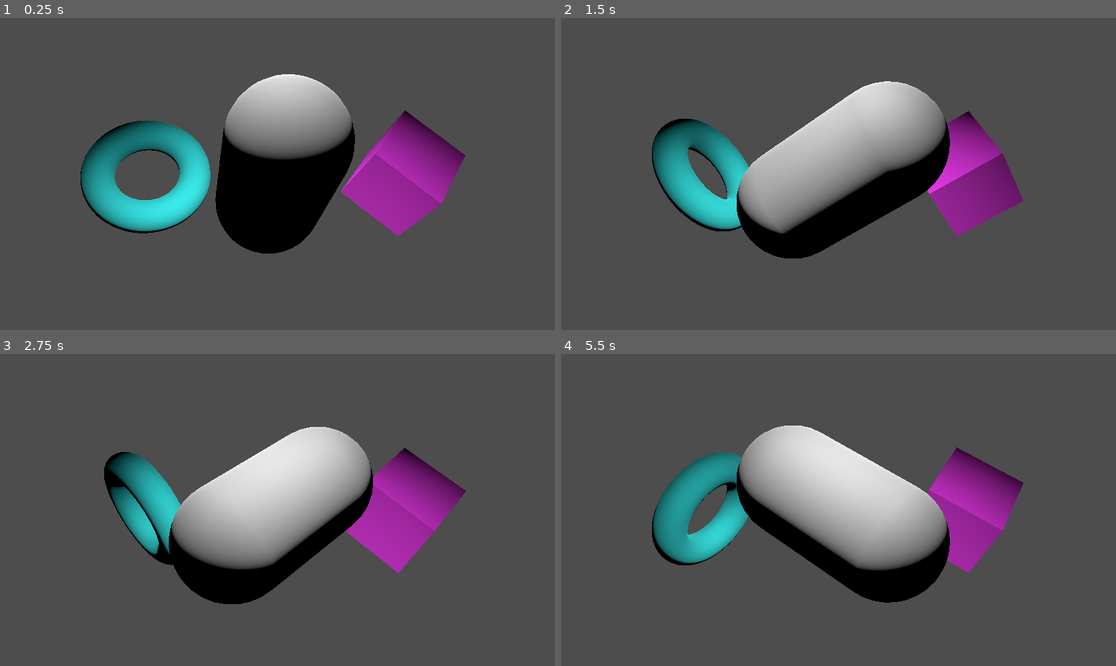
Above: before the commit, frames 1-4 (two rows, left to right).
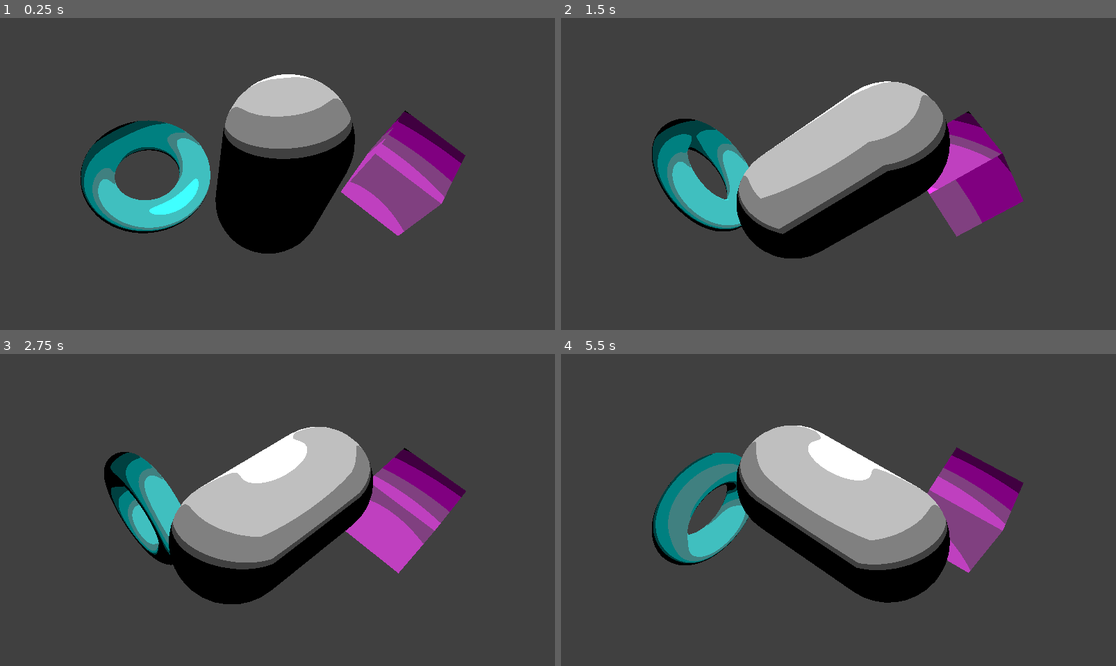
Above: after the commit, the same moments.

Repository: Ashures/shaders
Game: Godot game, scene res://_Scenes/Game/game.tscn
Same seed, same stepped clock (60 frames per second), same inputs: the game is played once before the commit and once after it.
Inputs:
- Up to frame 1 (0.25 s): no input
- Up to frame 2 (1.5 s): no input
- Up to frame 3 (2.75 s): no input
- Up to frame 4 (5.5 s): no input

The runs differ from the first frame. In frame 1, 7.5% of the frame differs, in the area x 14-84%, y 18-70%; in frame 2, 6.6%; in frame 3, 7.0%; in frame 4, 8.9%, in the area x 16-83%, y 22-71%.

Commit message:
feat: Converted shader into multi-pass shaders

Diff:
--- /dev/null
+++ b/Libs/Shaders/background.gdshader
@@ -0,0 +1,34 @@
+shader_type spatial;
+render_mode unshaded, fog_disabled;
+
+#include "res://Libs/ShaderIncludes/shader_basics_3d.gdshaderinc"
+
+uniform sampler2D DEPTH_TEXTURE: hint_depth_texture;
+uniform sampler2D SCREEN_TEXTURE: hint_screen_texture;
+
+uniform vec4 background_color;
+
+void vertex() {
+	POSITION = vec4(VERTEX.xy, 1.0, 1.0);
+}
+
+void fragment() {
+	float depth = texture(DEPTH_TEXTURE, SCREEN_UV).r;
+	float linear_depth = linearize_depth(depth, SCREEN_UV, INV_PROJECTION_MATRIX);
+
+	vec3 tex = texture(SCREEN_TEXTURE, SCREEN_UV).rgb;
+	vec3 color = tex;
+
+	if (linear_depth > 50.0) {
+		color = background_color.rgb;
+	} else {
+		discard;
+	}
+
+	ALBEDO = color;
+}
+
+//void light() {
+//	// Called for every pixel for every light affecting the material.
+//	// Uncomment to replace the default light processing function with this one.
+//}
--- a/_Scenes/SpatialMesh3D/spatial_mesh_3d.gdshader
+++ b/Libs/Shaders/outline.gdshader
@@ -6,8 +6,8 @@
 uniform sampler2D DEPTH_TEXTURE: hint_depth_texture;
 uniform sampler2D SCREEN_TEXTURE: hint_screen_texture;
 
-//uniform vec3[5] light_colors;
-uniform vec3 background_color;
+uniform vec4 outline_color;
+uniform float outline_size;
 
 void vertex() {
 	POSITION = vec4(VERTEX.xy, 1.0, 1.0);
@@ -18,18 +18,14 @@
 	float linear_depth = linearize_depth(depth, SCREEN_UV, INV_PROJECTION_MATRIX);
 
 	vec3 tex = texture(SCREEN_TEXTURE, SCREEN_UV).rgb;
-
 	vec3 color = tex;
 
 	if (linear_depth <= 50.0) {
-		int no_of_colors = 5;
-		color = toon_shade(color, no_of_colors);
+		color = detect_edge(DEPTH_TEXTURE, SCREEN_UV, INV_PROJECTION_MATRIX, outline_color.rgb, outline_size);
+	}
 
-		vec3 edge_color = vec3(1.0);
-		float edge_width = 0.0075;
-		color = detect_edge(DEPTH_TEXTURE, SCREEN_UV, INV_PROJECTION_MATRIX, color, edge_color, edge_width);
-	} else {
-		color = background_color;
+	if (linear_depth > 50.0 || color == vec3(-1.0)) {
+		discard;
 	}
 
 	ALBEDO = color;
--- /dev/null
+++ b/Libs/Shaders/toon.gdshader
@@ -0,0 +1,34 @@
+shader_type spatial;
+render_mode unshaded, fog_disabled;
+
+#include "res://Libs/ShaderIncludes/shader_basics_3d.gdshaderinc"
+
+uniform sampler2D DEPTH_TEXTURE: hint_depth_texture;
+uniform sampler2D SCREEN_TEXTURE: hint_screen_texture;
+
+uniform int no_of_colors;
+
+void vertex() {
+	POSITION = vec4(VERTEX.xy, 1.0, 1.0);
+}
+
+void fragment() {
+	float depth = texture(DEPTH_TEXTURE, SCREEN_UV).r;
+	float linear_depth = linearize_depth(depth, SCREEN_UV, INV_PROJECTION_MATRIX);
+
+	vec3 tex = texture(SCREEN_TEXTURE, SCREEN_UV).rgb;
+	vec3 color = tex;
+
+	if (linear_depth <= 50.0) {
+		color = toon_shade(color, no_of_colors);
+	} else {
+		discard;
+	}
+
+	ALBEDO = color;
+}
+
+//void light() {
+//	// Called for every pixel for every light affecting the material.
+//	// Uncomment to replace the default light processing function with this one.
+//}
--- /dev/null
+++ b/Resources/Shaders/background_01.tres
@@ -0,0 +1,13 @@
+[gd_resource type="Resource" script_class="CustomShader" load_steps=3 format=3 uid="uid://dk733dlk8jsik"]
+
+[ext_resource type="Script" uid="uid://dteu0pabvmar" path="res://Scripts/Resources/custom_shader.gd" id="1_leekl"]
+[ext_resource type="Shader" uid="uid://bpdmkudrmktnv" path="res://Libs/Shaders/background.gdshader" id="2_4e0uu"]
+
+[resource]
+script = ExtResource("1_leekl")
+shader_name = "DefaultBackground"
+shader = ExtResource("2_4e0uu")
+settings = {
+"background_color": Color(0.3, 0.34999996, 0.6, 1)
+}
+metadata/_custom_type_script = "uid://dteu0pabvmar"
--- /dev/null
+++ b/Resources/Shaders/toon_05_colors.tres
@@ -0,0 +1,13 @@
+[gd_resource type="Resource" script_class="CustomShader" load_steps=3 format=3 uid="uid://b0315f1nxte0j"]
+
+[ext_resource type="Script" uid="uid://dteu0pabvmar" path="res://Scripts/Resources/custom_shader.gd" id="1_4508m"]
+[ext_resource type="Shader" uid="uid://cuhfhei20255o" path="res://Libs/Shaders/toon.gdshader" id="2_xm5ek"]
+
+[resource]
+script = ExtResource("1_4508m")
+shader_name = "Toon"
+shader = ExtResource("2_xm5ek")
+settings = {
+"no_of_colors": 5
+}
+metadata/_custom_type_script = "uid://dteu0pabvmar"
--- /dev/null
+++ b/Resources/Shaders/white_outline.tres
@@ -0,0 +1,14 @@
+[gd_resource type="Resource" script_class="CustomShader" load_steps=3 format=3 uid="uid://b8jl8d7ikxaby"]
+
+[ext_resource type="Script" uid="uid://dteu0pabvmar" path="res://Scripts/Resources/custom_shader.gd" id="1_p25j0"]
+[ext_resource type="Shader" uid="uid://bf0p3lnojtsp4" path="res://Libs/Shaders/outline.gdshader" id="2_0h6m4"]
+
+[resource]
+script = ExtResource("1_p25j0")
+shader_name = "WhiteOutline"
+shader = ExtResource("2_0h6m4")
+settings = {
+"outline_color": Color(1, 1, 1, 1),
+"outline_size": 0.00999999999476131
+}
+metadata/_custom_type_script = "uid://dteu0pabvmar"
--- /dev/null
+++ b/Scripts/Resources/custom_shader.gd
@@ -0,0 +1,5 @@
+class_name CustomShader extends Resource
+
+@export var shader_name: String
+@export var shader: Shader
+@export var settings: Dictionary
--- a/_Scenes/CameraShader3D/camera_shader_3d.gd
+++ b/_Scenes/CameraShader3D/camera_shader_3d.gd
@@ -1,20 +1,24 @@
 class_name CameraShader3D extends Camera3D
 
-@onready
-var screen_mesh: MeshInstance3D = $SpatialMesh3D
-
-@export var shader: Shader
-
-@export_color_no_alpha var background_color: Color
+@onready var shader_parent: Node = $Shaders
+@export var shaders: Array[CustomShader]
 
 func _ready() -> void:
-	var new_mesh: QuadMesh = QuadMesh.new()
-	new_mesh.size = Vector2(2.0, 2.0)
-	new_mesh.flip_faces = true
+	for i in range(len(shaders)):
+		var new_mesh: QuadMesh = QuadMesh.new()
+		new_mesh.size = Vector2(2.0, 2.0)
+		new_mesh.flip_faces = true
 
-	var new_material: ShaderMaterial = ShaderMaterial.new()
-	new_material.shader = shader
-	new_material.set_shader_parameter("background_color", background_color)
+		var new_material: ShaderMaterial = ShaderMaterial.new()
+		new_material.shader = shaders[i].shader
+		new_material.render_priority = i
 
-	screen_mesh.mesh = new_mesh
-	screen_mesh.material_override = new_material
+		for key in shaders[i].settings.keys():
+			new_material.set_shader_parameter(key, shaders[i].settings[key])
+
+		var new_mesh_instance: MeshInstance3D = MeshInstance3D.new()
+		shader_parent.add_child(new_mesh_instance)
+		new_mesh_instance.extra_cull_margin = 1.0
+		new_mesh_instance.mesh = new_mesh
+		new_mesh_instance.material_override = new_material
+		new_mesh_instance.name = shaders[i].shader_name
--- a/_Scenes/CameraShader3D/camera_shader_3d.tscn
+++ b/_Scenes/CameraShader3D/camera_shader_3d.tscn
@@ -1,15 +1,10 @@
-[gd_scene load_steps=4 format=3 uid="uid://fj8hvnidln8x"]
+[gd_scene load_steps=2 format=3 uid="uid://fj8hvnidln8x"]
 
 [ext_resource type="Script" uid="uid://yarsrovhjup0" path="res://_Scenes/CameraShader3D/camera_shader_3d.gd" id="1_a0edu"]
-[ext_resource type="PackedScene" uid="uid://dpoo4n6g5orvd" path="res://_Scenes/SpatialMesh3D/spatial_mesh_3d.tscn" id="1_tm511"]
-[ext_resource type="Shader" uid="uid://bf0p3lnojtsp4" path="res://_Scenes/SpatialMesh3D/spatial_mesh_3d.gdshader" id="2_o5noh"]
 
 [node name="CameraShader3D" type="Camera3D"]
+current = true
 fov = 37.849285
 script = ExtResource("1_a0edu")
-shader = ExtResource("2_o5noh")
-colors = Array[Color]([Color(0.039215688, 0.06666667, 0.2, 1), Color(0.9137255, 0.72156864, 0.69803923, 1)])
 
-[node name="SpatialMesh3D" parent="." instance=ExtResource("1_tm511")]
-extra_cull_margin = 1.0
-mesh = null
+[node name="Shaders" type="Node" parent="."]
--- a/_Scenes/Game/game.tscn
+++ b/_Scenes/Game/game.tscn
@@ -1,13 +1,16 @@
-[gd_scene load_steps=3 format=3 uid="uid://cc8g8ytma23r6"]
+[gd_scene load_steps=7 format=3 uid="uid://cc8g8ytma23r6"]
 
 [ext_resource type="PackedScene" uid="uid://fj8hvnidln8x" path="res://_Scenes/CameraShader3D/camera_shader_3d.tscn" id="1_3nr3a"]
+[ext_resource type="Script" uid="uid://dteu0pabvmar" path="res://Scripts/Resources/custom_shader.gd" id="2_cl16e"]
 [ext_resource type="PackedScene" uid="uid://c8em1tx7cogqt" path="res://_Scenes/Scene/scene.tscn" id="2_ug3pb"]
+[ext_resource type="Resource" uid="uid://b0315f1nxte0j" path="res://Resources/Shaders/toon_05_colors.tres" id="3_0mu45"]
+[ext_resource type="Resource" uid="uid://b8jl8d7ikxaby" path="res://Resources/Shaders/white_outline.tres" id="3_iux0p"]
+[ext_resource type="Resource" uid="uid://dk733dlk8jsik" path="res://Resources/Shaders/background_01.tres" id="4_iux0p"]
 
 [node name="Game" type="Node3D"]
 
 [node name="CameraShader3D" parent="." instance=ExtResource("1_3nr3a")]
-current = true
-background_color = Color(0.16793132, 0.17292628, 0.29581183, 1)
+shaders = Array[ExtResource("2_cl16e")]([ExtResource("4_iux0p"), ExtResource("3_0mu45"), ExtResource("3_iux0p")])
 
 [node name="Scene" parent="." instance=ExtResource("2_ug3pb")]
 
--- a/_Scenes/SpatialMesh3D/spatial_mesh_3d.tres
+++ /dev/null
@@ -1,13 +0,0 @@
-[gd_resource type="QuadMesh" load_steps=3 format=3 uid="uid://d3erxjakeegyr"]
-
-[ext_resource type="Shader" uid="uid://bf0p3lnojtsp4" path="res://_Scenes/SpatialMesh3D/spatial_mesh_3d.gdshader" id="1_rvg7j"]
-
-[sub_resource type="ShaderMaterial" id="ShaderMaterial_0ikaa"]
-render_priority = 0
-shader = ExtResource("1_rvg7j")
-shader_parameter/background_color = Vector3(0, 0, 0)
-
-[resource]
-material = SubResource("ShaderMaterial_0ikaa")
-flip_faces = true
-size = Vector2(2, 2)
--- a/_Scenes/SpatialMesh3D/spatial_mesh_3d.tscn
+++ b/_Scenes/SpatialMesh3D/spatial_mesh_3d.tscn
@@ -1,6 +1,17 @@
-[gd_scene load_steps=2 format=3 uid="uid://dpoo4n6g5orvd"]
+[gd_scene load_steps=4 format=3 uid="uid://dpoo4n6g5orvd"]
 
-[ext_resource type="QuadMesh" uid="uid://d3erxjakeegyr" path="res://_Scenes/SpatialMesh3D/spatial_mesh_3d.tres" id="1_tp5l7"]
+[ext_resource type="Shader" uid="uid://bf0p3lnojtsp4" path="res://Libs/Shaders/outline.gdshader" id="1_tp5l7"]
+
+[sub_resource type="ShaderMaterial" id="ShaderMaterial_0ikaa"]
+render_priority = 0
+shader = ExtResource("1_tp5l7")
+shader_parameter/outline_size = 0.0
+shader_parameter/outline_color = Vector3(0, 0, 0)
+
+[sub_resource type="QuadMesh" id="QuadMesh_0ikaa"]
+material = SubResource("ShaderMaterial_0ikaa")
+flip_faces = true
+size = Vector2(2, 2)
 
 [node name="SpatialMesh3D" type="MeshInstance3D"]
-mesh = ExtResource("1_tp5l7")
+mesh = SubResource("QuadMesh_0ikaa")
Not shown, changed: Libs/ShaderIncludes/basics.gdshaderinc
Not shown, changed: Libs/ShaderIncludes/shader_basics_3d.gdshaderinc
Not shown, added: Libs/Shaders/background.gdshader.uid
Renamed: _Scenes/SpatialMesh3D/spatial_mesh_3d.gdshader.uid -> Libs/Shaders/outline.gdshader.uid
Not shown, added: Libs/Shaders/toon.gdshader.uid
Not shown, added: Scripts/Resources/custom_shader.gd.uid
